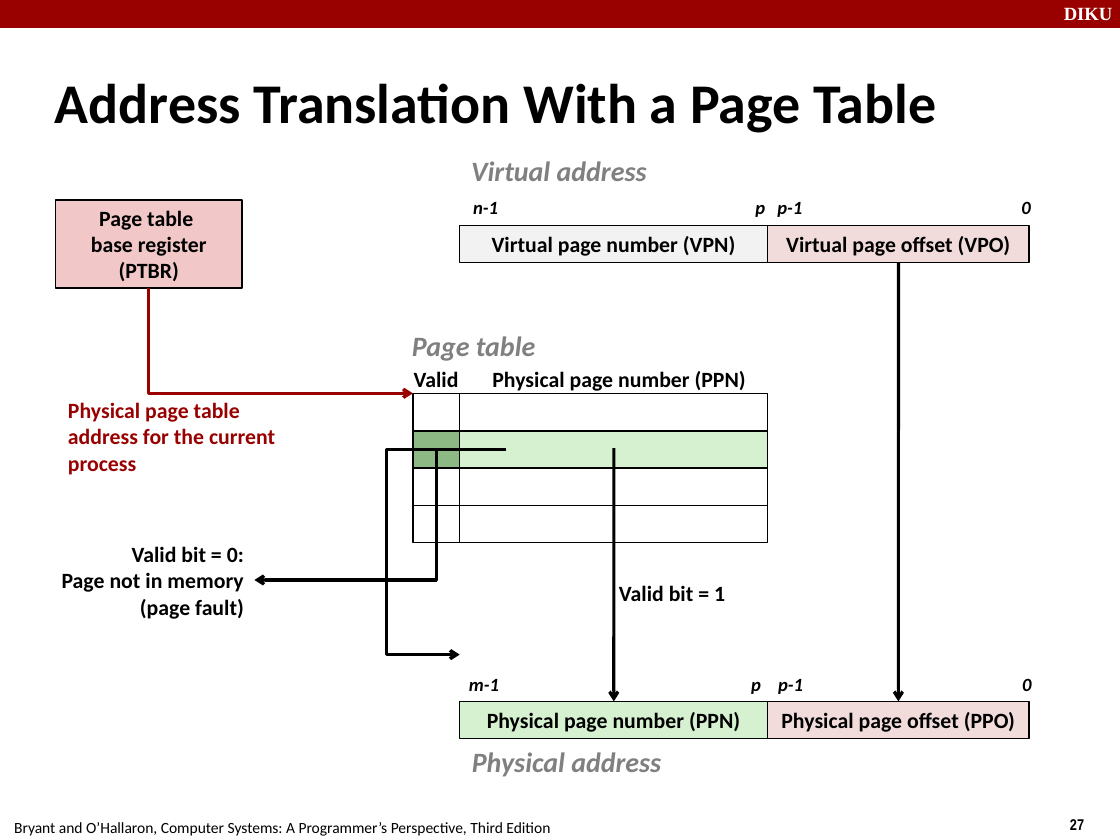
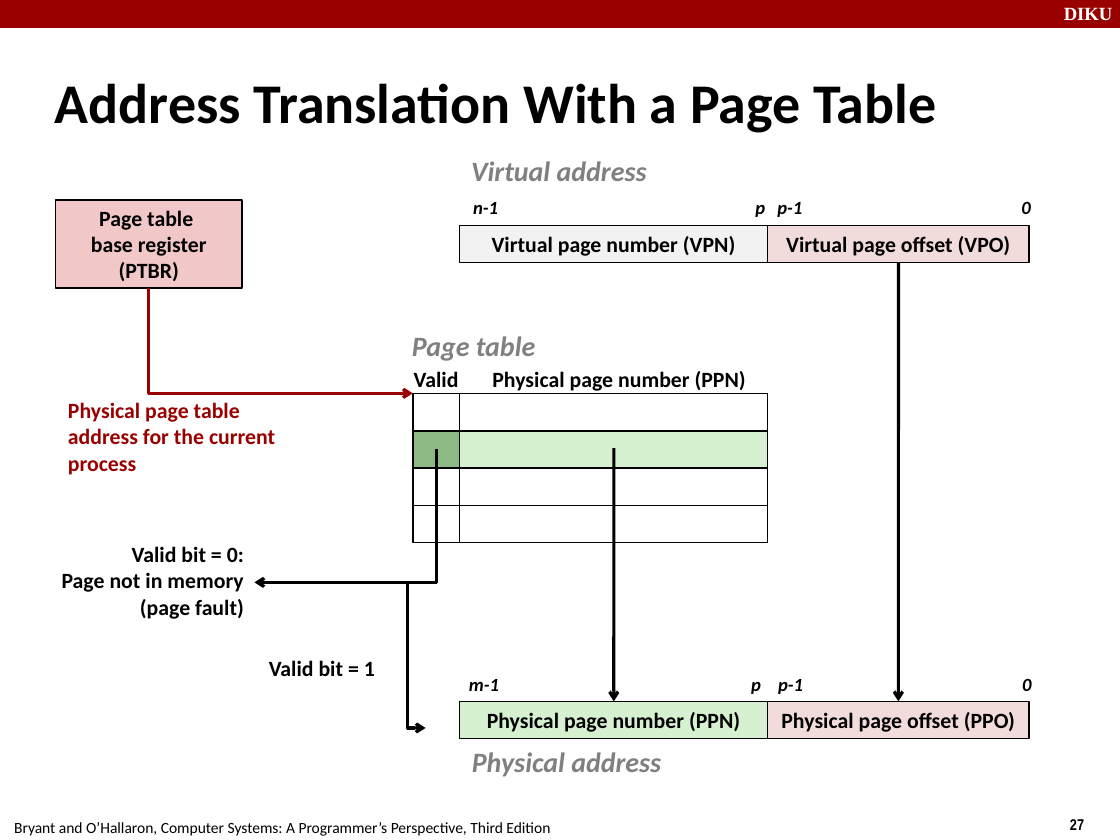
Before and after one commit to FnanB/compSys-e2018-pub, a slide deck: slide 27 of material/181031_virtual_memory_i/181031.odp. Drawn at 1120x840 pixels with LibreOffice and Linux fonts; fonts in the diff are those of the drawing. Boxes give left, top, right and bottom in pixels: in the first picture for what was removed or moved away, otherwise in the second. Text is boxed around its words. In the diff, an @@ line names an element or a change of style, - is before the commit and + after.

```diff
--- a/material/181031_virtual_memory_i/181031.odp
+++ b/material/181031_virtual_memory_i/181031.odp
@@ elbow arrow (437, 449) - (254, 582): route changed @@
@@ elbow arrow moved from (506, 449) - (459, 654) to (437, 582) - (426, 728) @@
@@ text "Valid bit = 1": place and size @@
-text "Valid bit = 1" at [619,585,725,601]
+text "Valid bit = 1" at [269,660,375,676]
```
Also in this commit, not shown: 9 other slides changed.
